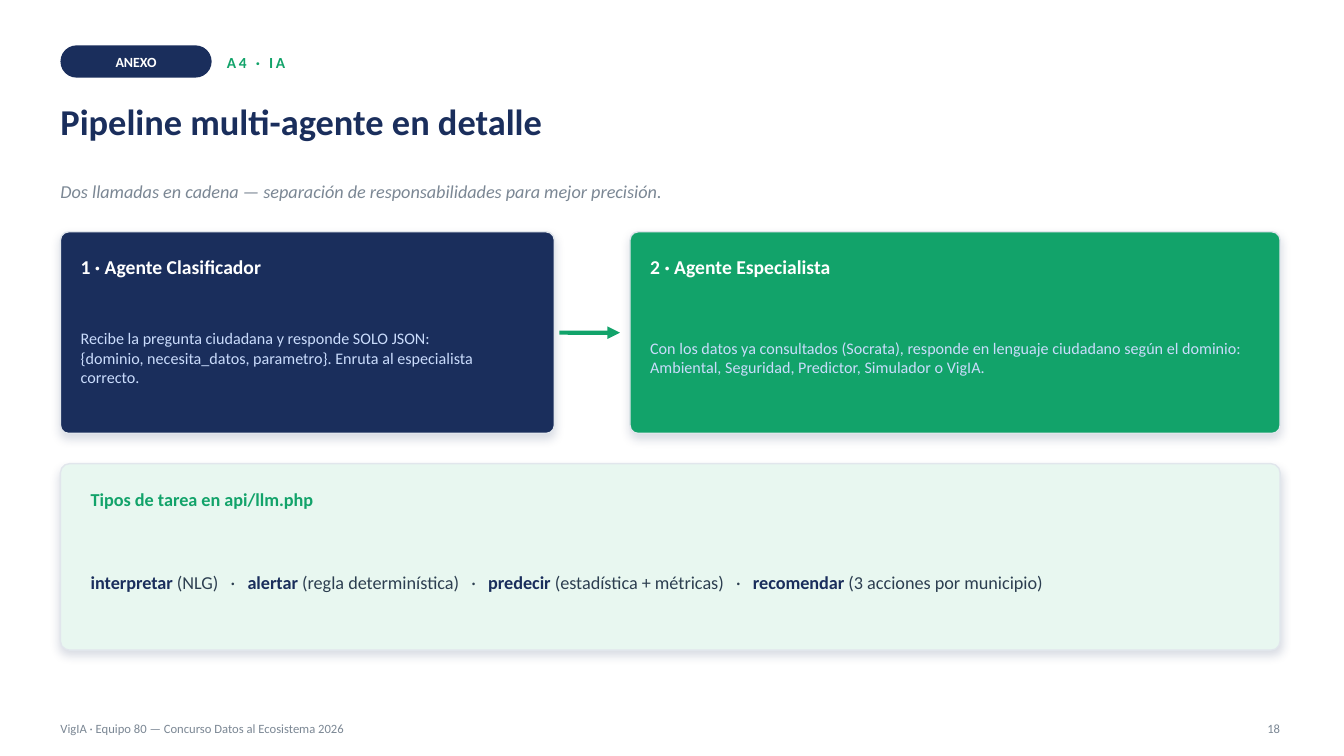
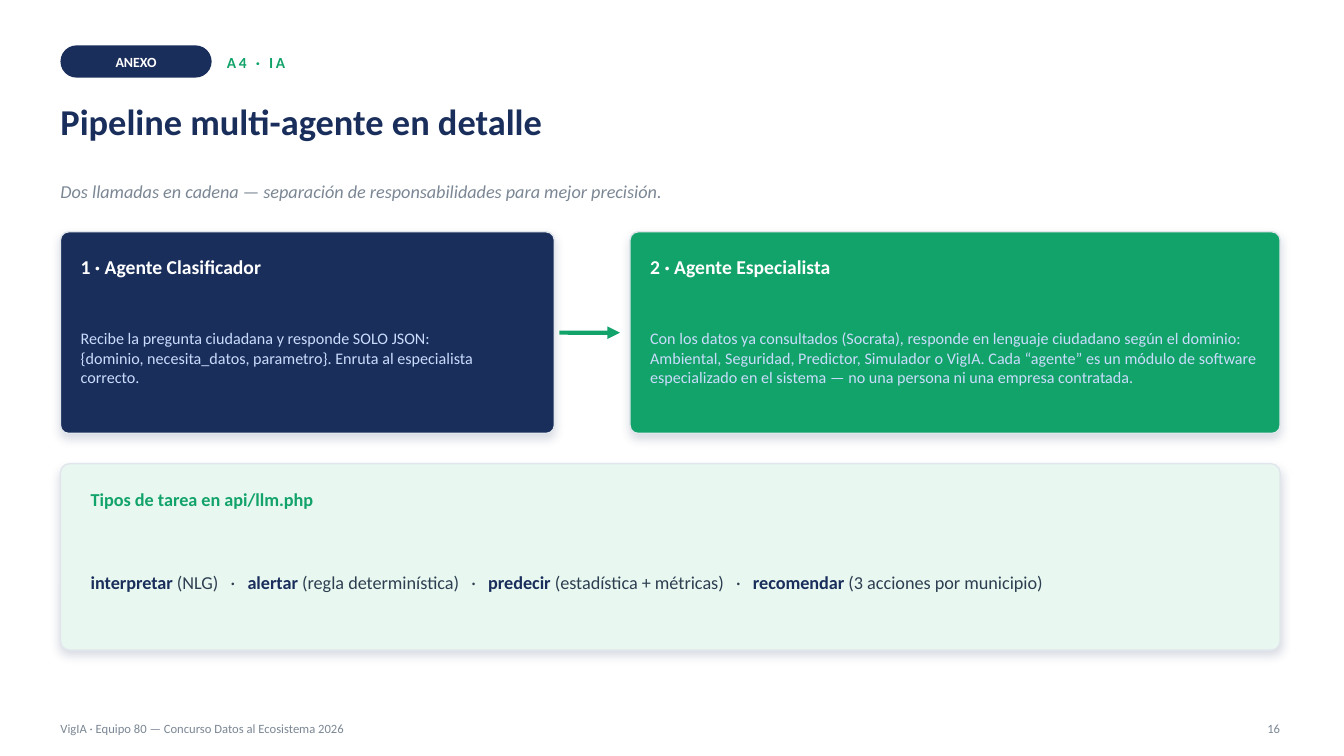
Before and after one commit to iandresnovaf/vigia, a slide deck: slide 20 of docs/presentacion/VigIA-Equipo80.pptx (slide 19 before the commit). Drawn at 1344x756 pixels with LibreOffice and Linux fonts; fonts in the diff are those of the drawing. Boxes give left, top, right and bottom in pixels: in the first picture for what was removed or moved away, otherwise in the second. Text is boxed around its words. In the diff, an @@ line names an element or a change of style, - is before the commit and + after.

Commit message:
docs(pptx): resuelve comentarios de revisión + nueva slide 'cómo leemos los datos'
Incorpora los 8 comentarios de Mariana Martínez en el deck:
- El reto: redacción ajustada + 'desactualizados o tardíos'
- Fuentes de datos: aclara que el piloto solo usa MQ-2 (aire), sin sensor de
  sonido físico; simplifica descripción del clima IDEAM
- Arquitectura: subtítulo reformulado
- IA multi-agente: confirma inclusión de alertas (✓ destacado)
- Rigor técnico: vincula umbrales de alerta con estándares OMS explícitos
- Gobernanza de IA: reemplaza jerga técnica ('código') por lenguaje llano
- Regulación: agrega Decreto 768 de 2025 (videovigilancia en Propiedad
  Horizontal), relevante para hurto a residencias
- Anexo A4: aclara que 'agente' es un módulo de software, no una persona/empresa
- Anexo A5: confirma el flujo push/pull tal como lo entendió el equipo

Nueva diapositiva 'Rigor y transparencia — ¿Cómo leemos los datos?' con un
ejemplo real de la demo (Risaralda-CVC, 500 registros, tendencia estable,
confianza media R²=0.23/MAPE=9.85%), explicando en lenguaje llano: quién genera
la interpretación (IA vs. reglas), cómo se calcula la tendencia y la confianza,
y la frecuencia de consulta a los datasets (en vivo, sin caché).

```diff
--- a/docs/presentacion/VigIA-Equipo80.pptx
+++ b/docs/presentacion/VigIA-Equipo80.pptx
@@ text at [650,332,1256,386]: text changed @@
-Con los datos ya consultados (Socrata), responde en lenguaje ciudadano según el dominio: Ambiental, Seguridad, Predictor, Simulador o VigIA.
+Con los datos ya consultados (Socrata), responde en lenguaje ciudadano según el dominio: Ambiental, Seguridad, Predictor, Simulador o VigIA. Cada “agente” es un módulo de software especializado en el sistema — no una persona ni una empresa contratada.
@@ text at [1267,724,1280,733]: text changed @@
-18
+16
```
Also in this commit, not shown: 14 other slides changed, 1 slide added.
